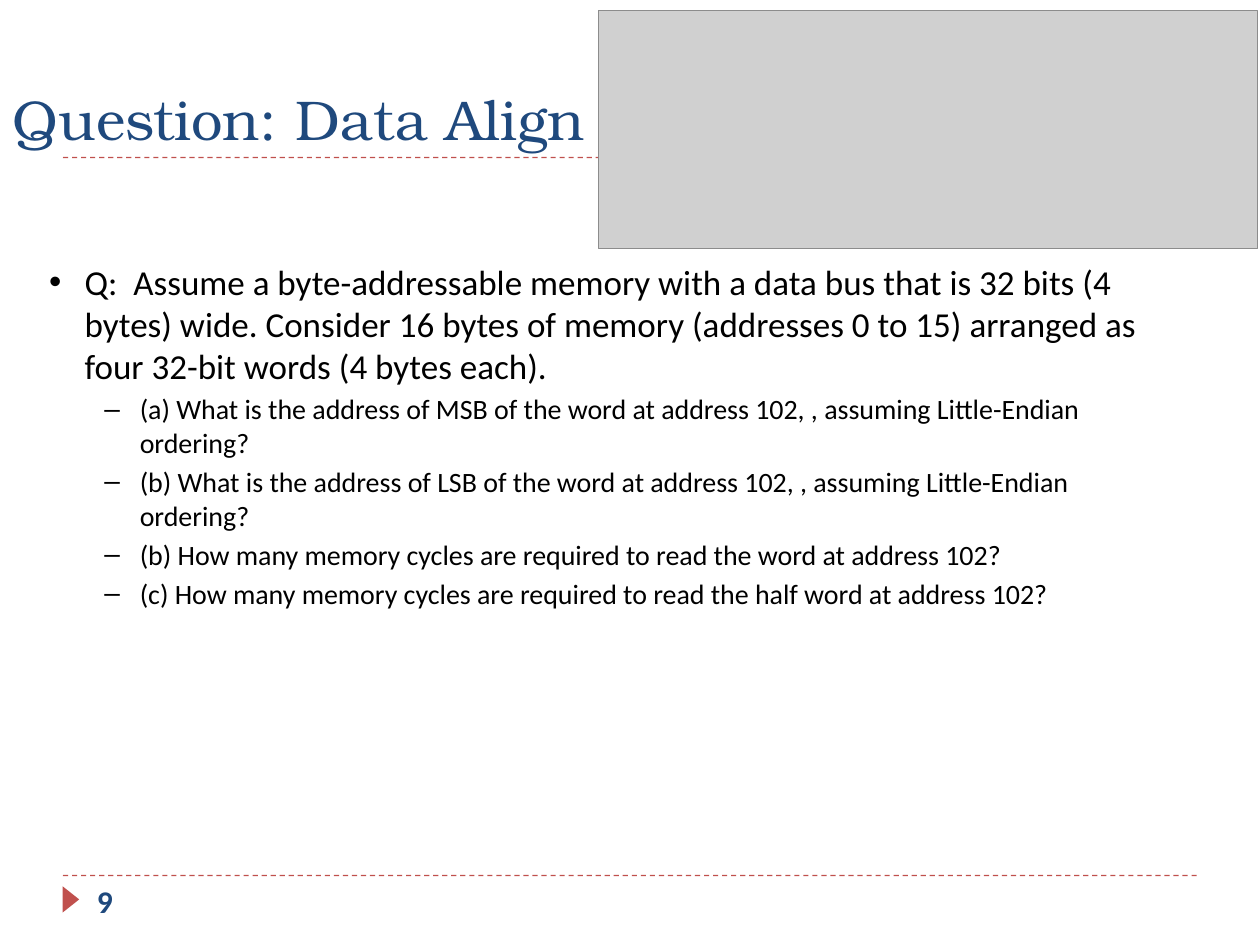
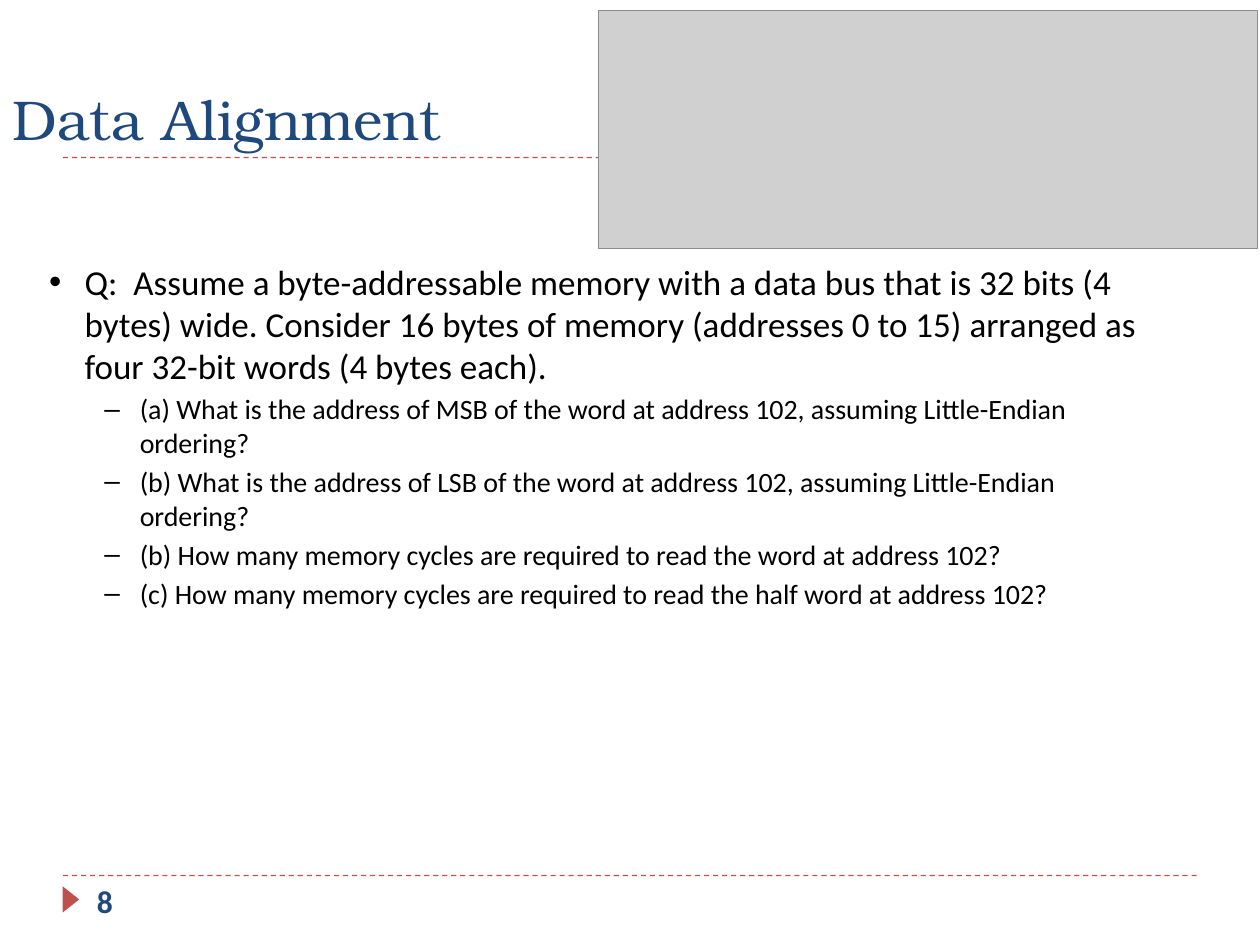
Before and after one commit to guhofstra/CSC111Fa25, a slide deck: slide 8 of PPTs/Ch5_ARM_Load_Store_Exercises.pptx (slide 9 before the commit). Drawn at 1260x945 pixels with LibreOffice and Linux fonts; fonts in the diff are those of the drawing; grey boxes stand for pictures. Boxes give left, top, right and bottom in pixels: in the first picture for what was removed or moved away, otherwise in the second. Text is boxed around its words. In the diff, an @@ line names an element or a change of style, - is before the commit and + after.

```diff
--- a/PPTs/Ch5_ARM_Load_Store_Exercises.pptx
+++ b/PPTs/Ch5_ARM_Load_Store_Exercises.pptx
@@ title at (x1=12, y1=100, x2=441, y2=153): text changed @@
-Question: Data Align
+Data Alignment
@@ text at (x1=140, y1=398, x2=1066, y2=531): text changed @@
-  – (a) What is the address of MSB of the word at address 102, , assuming Little-Endian ordering?
-  – (b) What is the address of LSB of the word at address 102, , assuming Little-Endian ordering?
+  – (a) What is the address of MSB of the word at address 102, assuming Little-Endian ordering?
+  – (b) What is the address of LSB of the word at address 102, assuming Little-Endian ordering?
@@ page number at (x1=97, y1=891, x2=113, y2=914): text changed @@
-9
+8
```
Also in this commit, not shown: 11 other slides changed, 1 slide removed, 3 other files.
